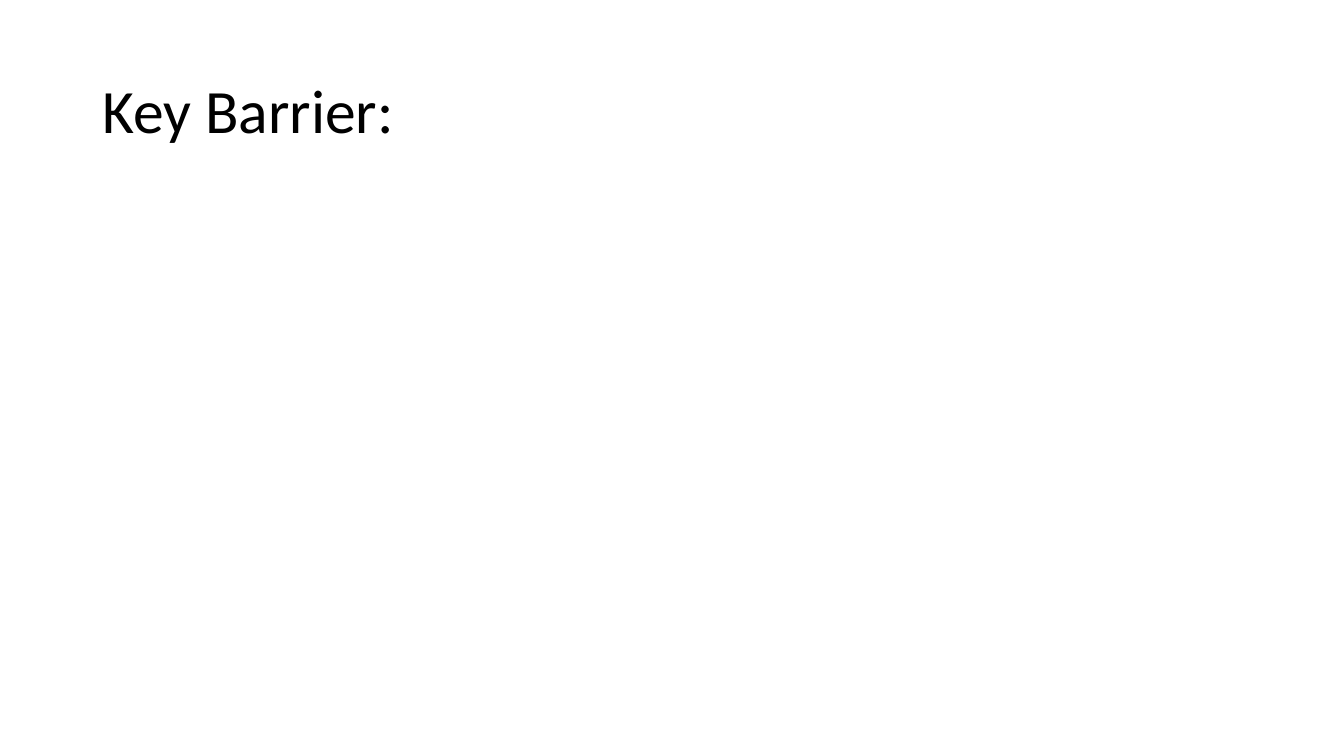
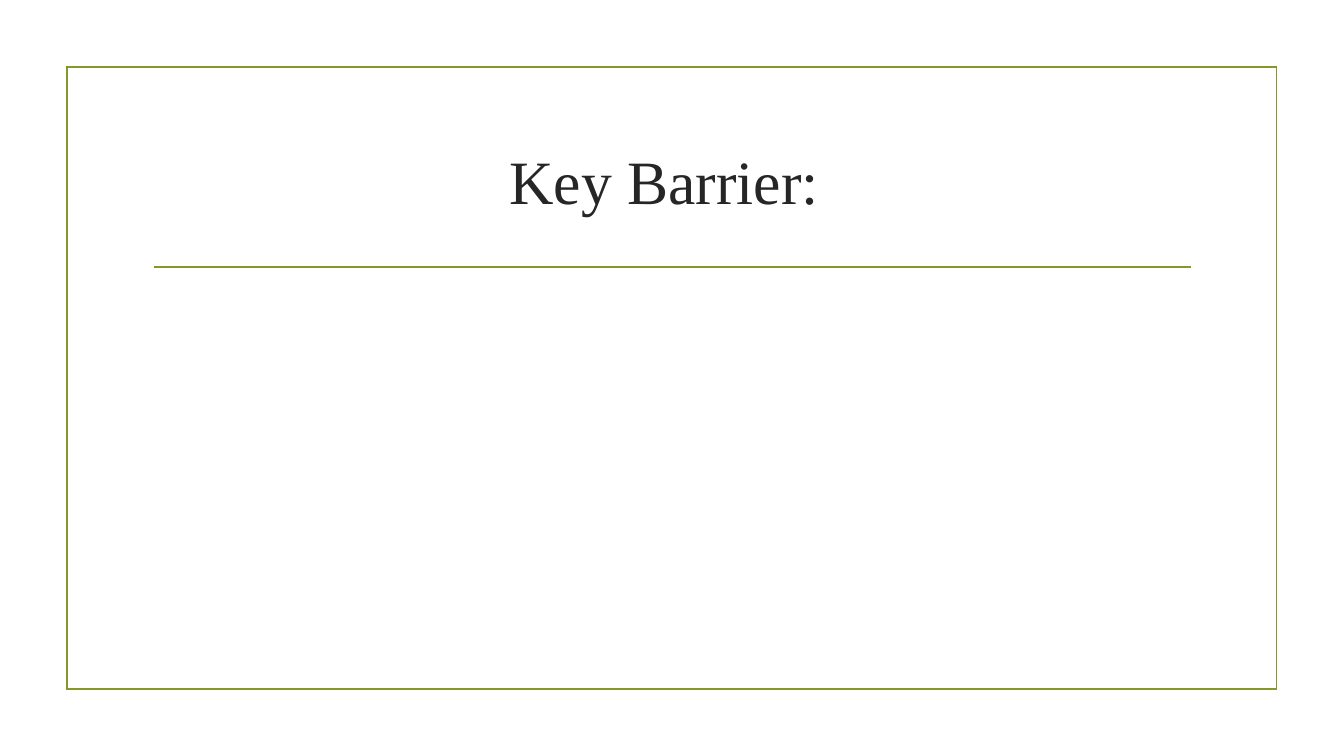
Before and after one commit to johnkmj/tufts_comp50_shared, a slide deck: slide 6 of HW1.pptx. Drawn at 1344x756 pixels with LibreOffice and Linux fonts; fonts in the diff are those of the drawing; background and template pictures are left out. Boxes give left, top, right and bottom in pixels: in the first picture for what was removed or moved away, otherwise in the second. Text is boxed around its words. In the diff, an @@ line names an element or a change of style, - is before the commit and + after.

```diff
--- a/HW1.pptx
+++ b/HW1.pptx
@@ rectangle added at (67, 68, 1276, 690), outline #83992A 1.25 pt @@
@@ title "Key Barrier:": place and size @@
-title "Key Barrier:" at (102, 90, 393, 143)
+title "Key Barrier:" at (509, 163, 818, 216)
@@ title "Key Barrier:" at (509, 163, 818, 216): font Calibri to Times New Roman, text colour #000000 to #262626; alignment left to centre; line spacing 0.9 to 1 @@
@@ line added from (154, 267) to (1191, 267), #83992A 1.25 pt @@
```
Also in this commit, not shown: 4 other slides changed, 2 slides added, 2 slides removed.
